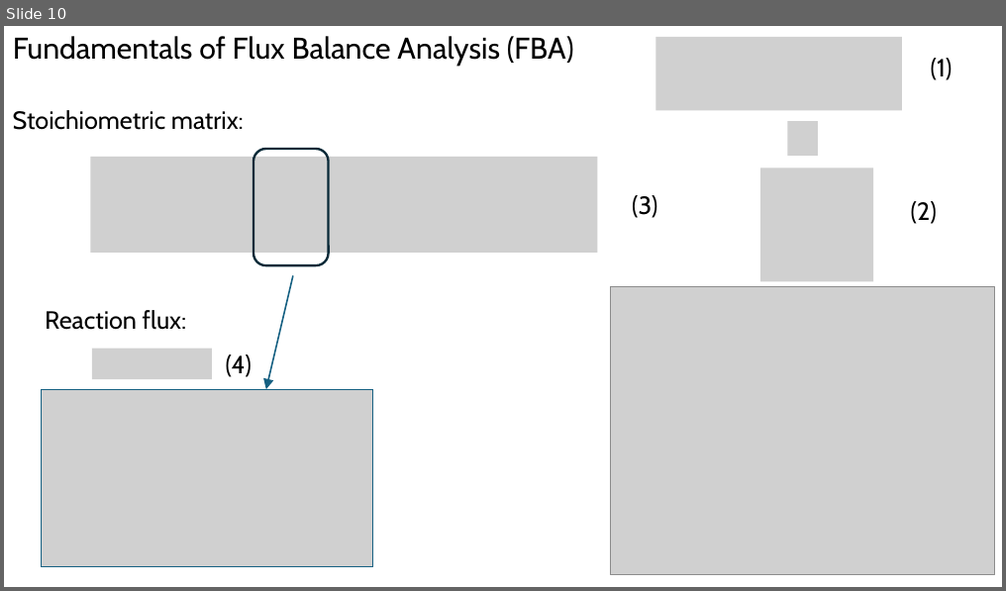
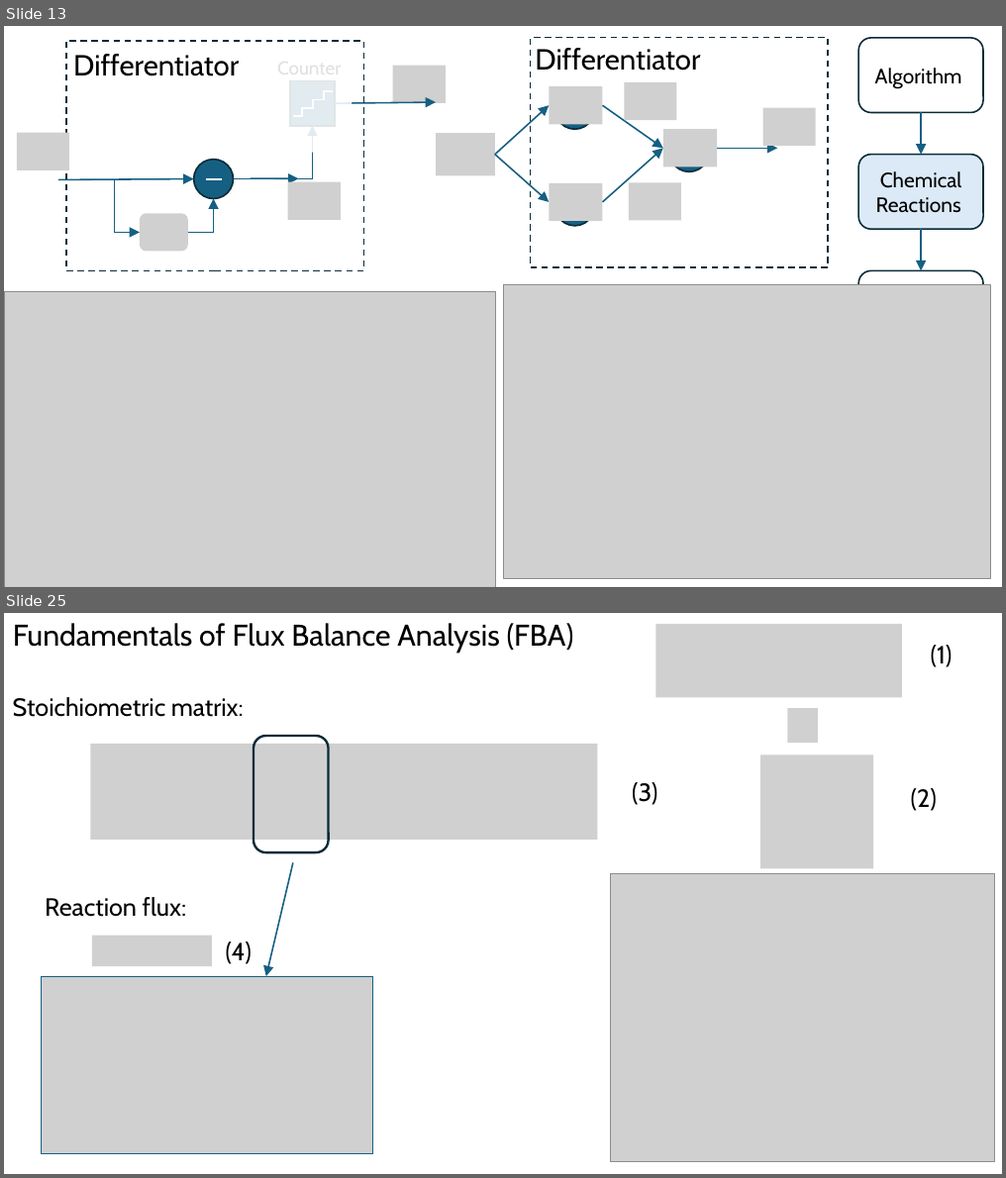
Before and after one commit to tkn-tub/bioelectrodynamics, a slide deck: slides/slides.pptx. Shown one above the other, each under a label of ours: slide 10 before the commit, slides 13 and 25 after it; the slides between them are not shown. The pictures are 1006x591 and 1006x1178 pixels, drawn with LibreOffice and Linux fonts; fonts in the diff are those of the drawing; grey boxes stand for pictures. Boxes give left, top, right and bottom in pixels: in the first picture for what was removed or moved away, otherwise in the second. Text is boxed around its words. In the diff, an @@ line names an element or a change of style, - is before the commit and + after.

```diff
--- a/slides/slides.pptx
+++ b/slides/slides.pptx
@@ slide 13 added at bbox=[4, 26, 1002, 587], background #FFFFFF @@
@@ rectangle added at bbox=[66, 41, 364, 272], outline #092A39 1.5 pt dashed @@
@@ text added at bbox=[73, 54, 239, 76], 28 pt, text #000000 @@
+Differentiator
@@ rectangle added at bbox=[272, 52, 352, 153], fill #FFFFFF at 88% opacity @@
@@ rounded rectangle added at bbox=[859, 38, 984, 113], outline #092A39 1.5 pt, 20 pt, text #000000 @@
+Algorithm
@@ rectangle added at bbox=[290, 80, 335, 126], fill #156082, outline #092A39 1.5 pt @@
@@ picture added at bbox=[392, 66, 445, 103] @@
@@ elbow line added from (313, 100) to (302, 117), #FFFFFF 1.5 pt @@
@@ elbow line added from (324, 91) to (313, 108), #FFFFFF 1.5 pt @@
@@ line added from (324, 91) to (333, 91), #FFFFFF 1.5 pt @@
@@ arrow added from (335, 103) to (436, 102), #156082 1.5 pt @@
@@ arrow added from (921, 113) to (921, 155), #156082 1.5 pt @@
@@ picture added at bbox=[17, 133, 69, 171] @@
@@ elbow arrow added from (233, 178) to (313, 126), #156082 1.5 pt @@
@@ line added from (293, 116) to (302, 116), #FFFFFF 1.5 pt @@
@@ ellipse added at bbox=[193, 160, 233, 199], fill #156082, outline #092A39 1.5 pt @@
@@ rounded rectangle added at bbox=[859, 155, 984, 230], fill #DCEAF7, outline #092A39 1.5 pt, 20 pt, text #000000 @@
+Chemical Reactions
@@ arrow added from (58, 180) to (193, 178), #156082 1.5 pt @@
@@ elbow arrow added from (114, 179) to (140, 233), #156082 1.5 pt @@
@@ elbow arrow added from (188, 233) to (214, 199), #156082 1.5 pt @@
@@ line added from (206, 178) to (223, 178), #FFFFFF 2 pt @@
@@ arrow added from (251, 178) to (299, 178), #156082 1.5 pt @@
@@ picture added at bbox=[288, 182, 341, 220] @@
@@ group added at bbox=[436, 37, 829, 268]: 7 pictures, 5 arrows, 3 ellipses, 1 rectangle, 1 text @@
+Differentiator
@@ picture added at bbox=[140, 213, 188, 251] @@
@@ arrow added from (921, 230) to (921, 271), #156082 1.5 pt @@
@@ picture added at bbox=[4, 291, 496, 587] @@
@@ picture added at bbox=[504, 285, 991, 579] @@
@@ rounded rectangle added at bbox=[859, 271, 984, 346], fill #FFFFFF, outline #092A39 1.5 pt, 20 pt, text #000000 @@
+Metabolic Network
@@ what was slide 10 is now slide 25 @@
```
Also in this commit, not shown: 1 slide changed, 14 other slides added.
